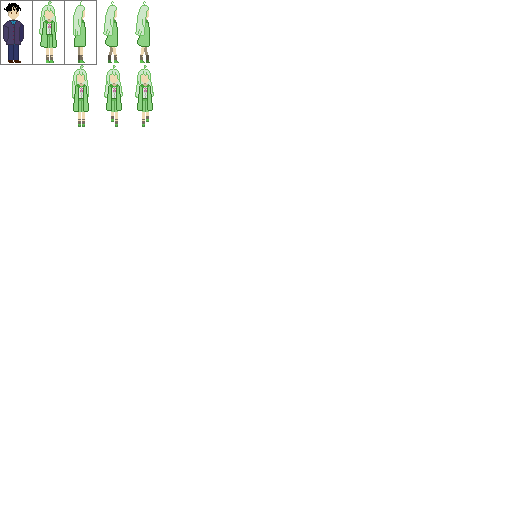
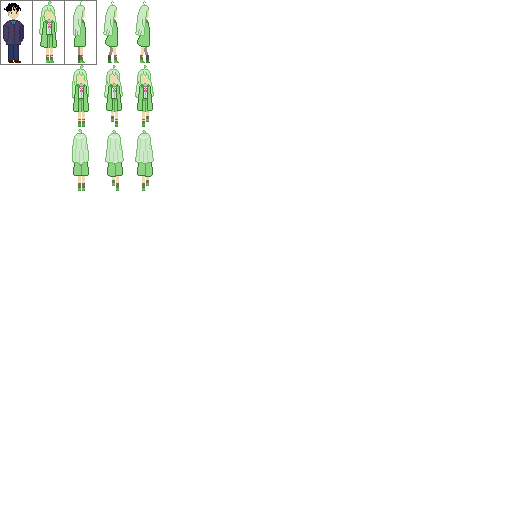
Two versions of the same layered image (512px x 512px). Layer-by-layer changes:
added layer "图层 4" above "图层 3" over [135, 130, 154, 191]
painted on "图层 3" over [105, 88, 154, 191]
painted on "图层 2" over [72, 98, 123, 191]
painted on "图层 1" over [111, 88, 144, 110]
